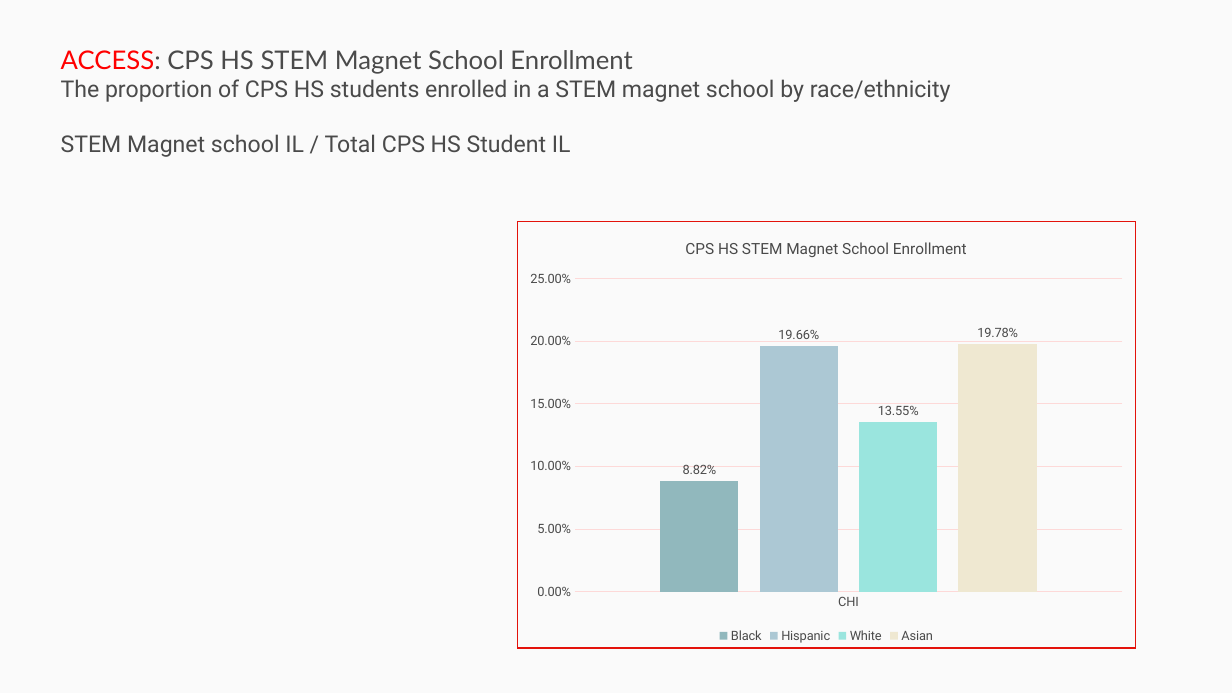
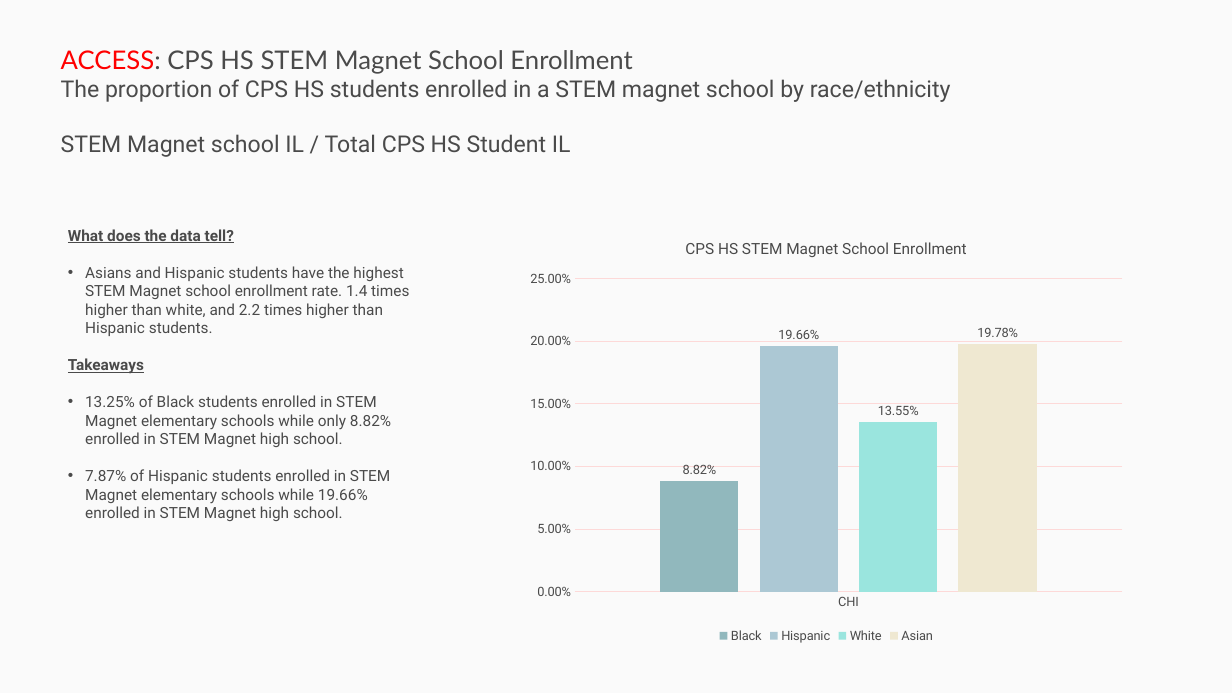
Before and after one commit to p33chicago/P33-DEI-dashboard-project, a slide deck: slide 17 of docs/Deep diving plots.pptx (slide 18 before the commit). Drawn at 1232x693 pixels with LibreOffice and Linux fonts; fonts in the diff are those of the drawing. Boxes give left, top, right and bottom in pixels: in the first picture for what was removed or moved away, otherwise in the second. Text is boxed around its words. In the diff, an @@ line names an element or a change of style, - is before the commit and + after.

```diff
--- a/docs/Deep diving plots.pptx
+++ b/docs/Deep diving plots.pptx
@@ rectangle removed at (0,0,1232,693) @@
@@ text added at (68,229,409,521), 12 pt, text #4A4A4A @@
+What does the data tell?
+• Asians and Hispanic students have the highest STEM Magnet school enrollment rate. 1.4 times higher than white, and 2.2 times higher than Hispanic students.
+Takeaways
+• 13.25% of Black students enrolled in STEM Magnet elementary schools while only 8.82% enrolled in STEM Magnet high school.
+• 7.87% of Hispanic students enrolled in STEM Magnet elementary schools while 19.66% enrolled in STEM Magnet high school.
@@ rectangle removed at (518,222,1135,649) @@
```
Also in this commit, not shown: 4 other slides changed, 1 slide removed.
